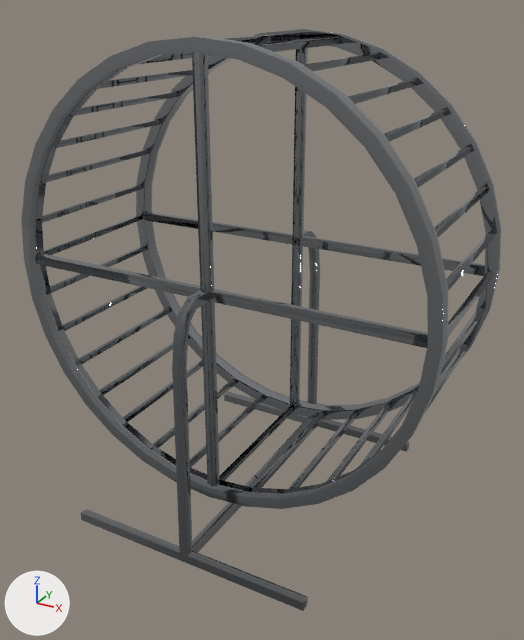
An edit to the Blender file Assets/Models/treadwheel.blend, drawn before and after from the same camera.
Both versions are drawn from a 50 mm camera at (1.638, -2.914, 2.457) aimed at (0.051, -0.03, 1.014). The axes (+X, +Y, +Z) are drawn at lower left. The lights are the same throughout.
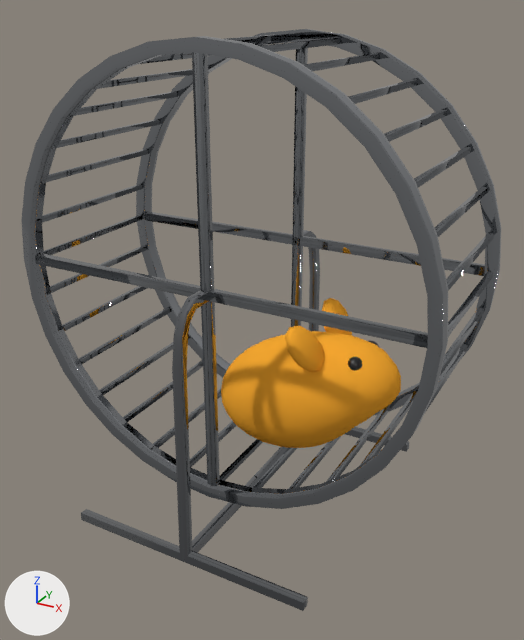
What changed in the scene script:
```text
Add mat_material_002:
    mat_material_002 = principled_material('Material.002')
    mat_material_002.base_color = (1.0, 0.428, 0.0343)  # orange #ffaf34
    mat_material_002.roughness = 1.0
    mat_material_002.specular_ior_level = 0.0
Add mat_material:
    mat_material = principled_material('Material')
    mat_material.base_color = (0.0, 0.0, 0.0)  # black #000000
    mat_material.roughness = 0.345
    mat_material.specular_ior_level = 0.618
Add me_sphere_001:
    me_sphere_001.from_pydata(...)  # 482 vertices, 512 faces; spans x -1.02..1.07, y -1.02..0.98, z -0.97..0.96
    me_sphere_001.polygons.foreach_set('use_smooth', [True] * 512)
    me_sphere_001.materials.append(mat_material_002)  # orange #ffaf34
Add me_icosphere_003:
    me_icosphere_003.from_pydata(...)  # an icosphere of 80 faces spanning x 8.38..10.28, y 1.81..3.81, z 31.62..33.62
    me_icosphere_003.polygons.foreach_set('use_smooth', [True] * 80)
    me_icosphere_003.materials.append(mat_material)  # black #000000
Add me_icosphere_002:
    me_icosphere_002.from_pydata(...)  # an icosphere of 80 faces spanning x 8.38..10.28, y -3.08..-1.08, z 31.62..33.62
    me_icosphere_002.polygons.foreach_set('use_smooth', [True] * 80)
    me_icosphere_002.materials.append(mat_material)  # black #000000
Add me_icosphere_001:
    me_icosphere_001.from_pydata(...)  # 42 vertices, 80 faces; spans x 2.75..5.01, y -2.74..-0.64, z 9.94..11.68
    me_icosphere_001.polygons.foreach_set('use_smooth', [True] * 80)
    me_icosphere_001.materials.append(mat_material_002)  # orange #ffaf34
Add me_icosphere:
    me_icosphere.from_pydata(...)  # 42 vertices, 80 faces; spans x 2.77..5.07, y 0.71..2.76, z 9.88..11.64
    me_icosphere.polygons.foreach_set('use_smooth', [True] * 80)
    me_icosphere.materials.append(mat_material_002)  # orange #ffaf34
Add ob_sphere:
    ob_sphere = bpy.data.objects.new('Sphere', me_sphere_001)
    ob_sphere.location = (0.279, 0.01, 0.667)
    ob_sphere.rotation_euler = (0.0, -0.303, 0.0)  # degrees (0, -17, 0)
    ob_sphere.scale = (0.479, 0.258, 0.308)
Add ob_icosphere_003:
    ob_icosphere_003 = bpy.data.objects.new('Icosphere.003', me_icosphere_003)
    ob_icosphere_003.parent = ob_sphere
    ob_icosphere_003.matrix_parent_inverse = Matrix(((2.088, 0.0, 0.0, -0.0563), (0.0, 3.874, 0.0, -0.0379), (0.0, 0.0, 3.247, -1.839), (0.0, 0.0, 0.0, 1.0)))
    ob_icosphere_003.location = (0.0, 0.0, -0.612)
    ob_icosphere_003.scale = (0.0408, 0.0408, 0.0408)
Add ob_icosphere_002:
    ob_icosphere_002 = bpy.data.objects.new('Icosphere.002', me_icosphere_002)
    ob_icosphere_002.parent = ob_sphere
    ob_icosphere_002.matrix_parent_inverse = Matrix(((2.088, 0.0, 0.0, -0.0563), (0.0, 3.874, 0.0, -0.0379), (0.0, 0.0, 3.247, -1.839), (0.0, 0.0, 0.0, 1.0)))
    ob_icosphere_002.location = (0.0, 0.0, -0.612)
    ob_icosphere_002.scale = (0.0408, 0.0408, 0.0408)
Add ob_icosphere_001:
    ob_icosphere_001 = bpy.data.objects.new('Icosphere.001', me_icosphere_001)
    ob_icosphere_001.parent = ob_sphere
    ob_icosphere_001.matrix_parent_inverse = Matrix(((2.088, 0.0, 0.0, -0.0563), (0.0, 3.874, 0.0, -0.0379), (0.0, 0.0, 3.247, -1.839), (0.0, 0.0, 0.0, 1.0)))
    ob_icosphere_001.location = (0.0, 0.0, -0.612)
    ob_icosphere_001.scale = (0.0516, 0.103, 0.135)
Add ob_icosphere:
    ob_icosphere = bpy.data.objects.new('Icosphere', me_icosphere)
    ob_icosphere.parent = ob_sphere
    ob_icosphere.matrix_parent_inverse = Matrix(((2.088, 0.0, 0.0, -0.0563), (0.0, 3.874, 0.0, -0.0379), (0.0, 0.0, 3.247, -1.839), (0.0, 0.0, 0.0, 1.0)))
    ob_icosphere.location = (0.0, 0.0, -0.612)
    ob_icosphere.scale = (0.0516, 0.103, 0.135)
```

Location of each change, [x1, y1, x2, y2] in pixels of the pictures (524 x 640 px):
'Sphere', added (orange): after [221, 331, 401, 448]
'Icosphere.001', added (orange): after [285, 326, 324, 372]
'Icosphere', added (orange): after [322, 298, 352, 336]
'Icosphere.002', added: after [348, 357, 362, 371]
'Icosphere.003', added: after [368, 340, 379, 347]
